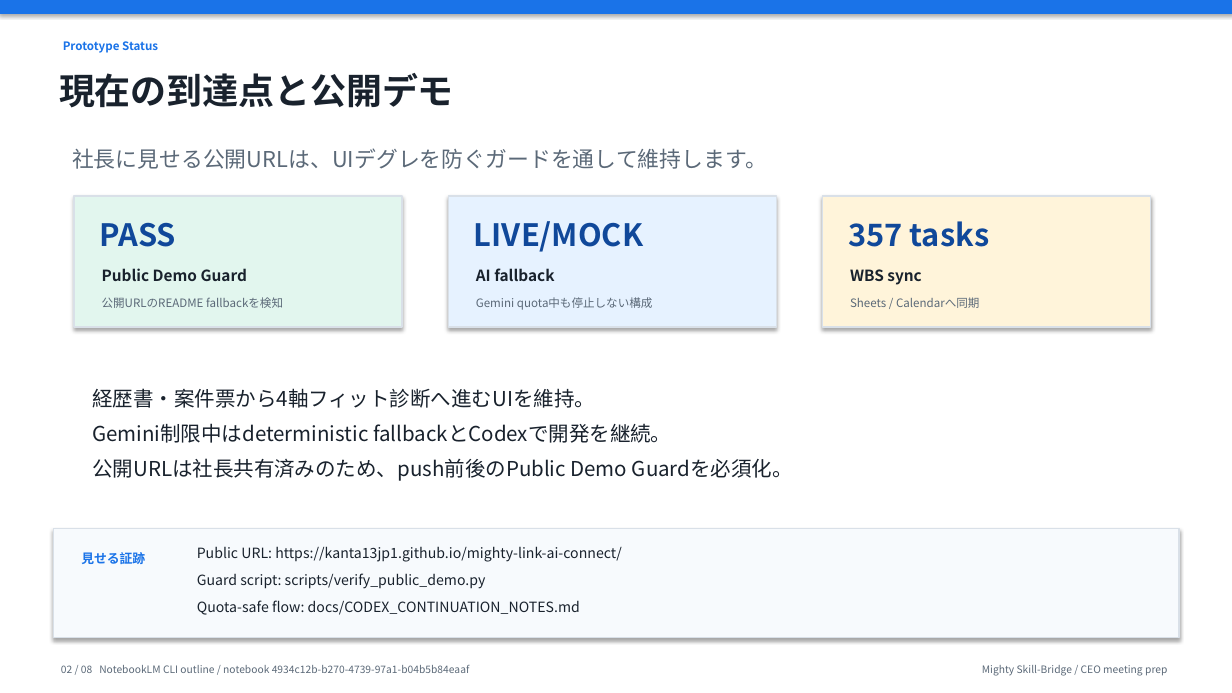
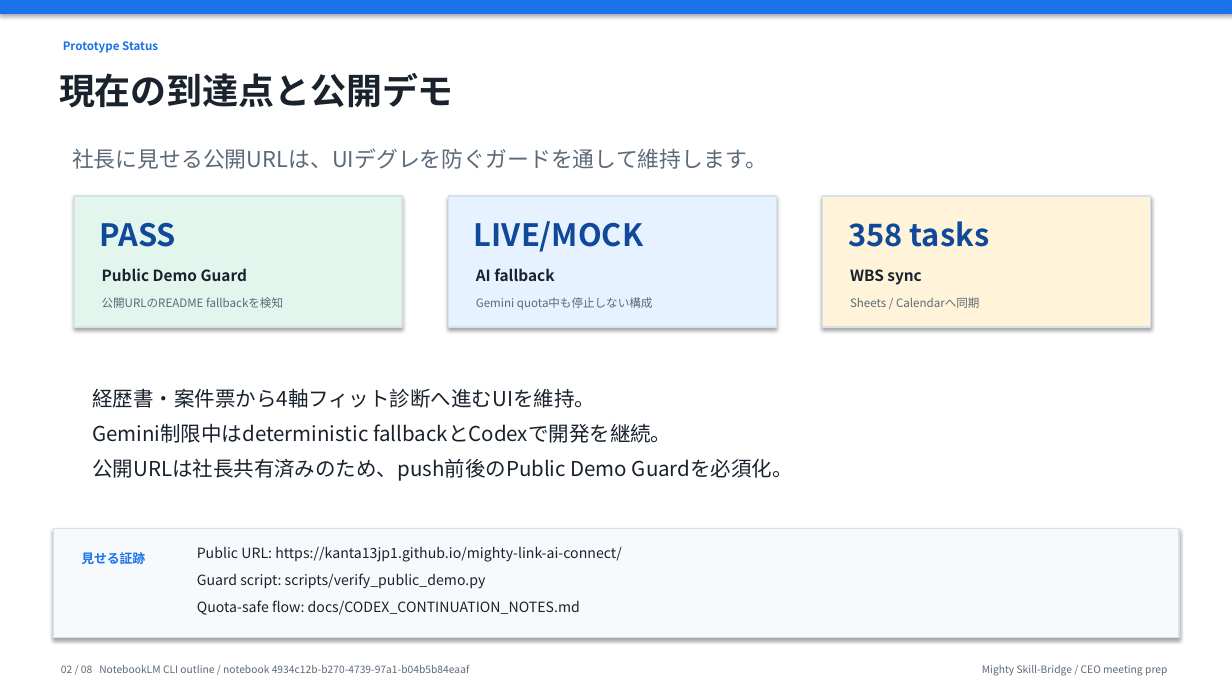
Before and after one commit to kanta13jp1/mighty-link-ai-connect, a slide deck: slide 2 of exports/knowledge_flow/mighty_skill_bridge_ceo_presentation_2026-06-02.pptx. Drawn at 1232x693 pixels with LibreOffice and Linux fonts; fonts in the diff are those of the drawing. Boxes give left, top, right and bottom in pixels: in the first picture for what was removed or moved away, otherwise in the second. Text is boxed around its words. In the diff, an @@ line names an element or a change of style, - is before the commit and + after.

```diff
--- a/exports/knowledge_flow/mighty_skill_bridge_ceo_presentation_2026-06-02.pptx
+++ b/exports/knowledge_flow/mighty_skill_bridge_ceo_presentation_2026-06-02.pptx
@@ text at <box>848,221,990,247</box>: text changed @@
-357 tasks
+358 tasks
```
Also in this commit, not shown: 38 other files.
